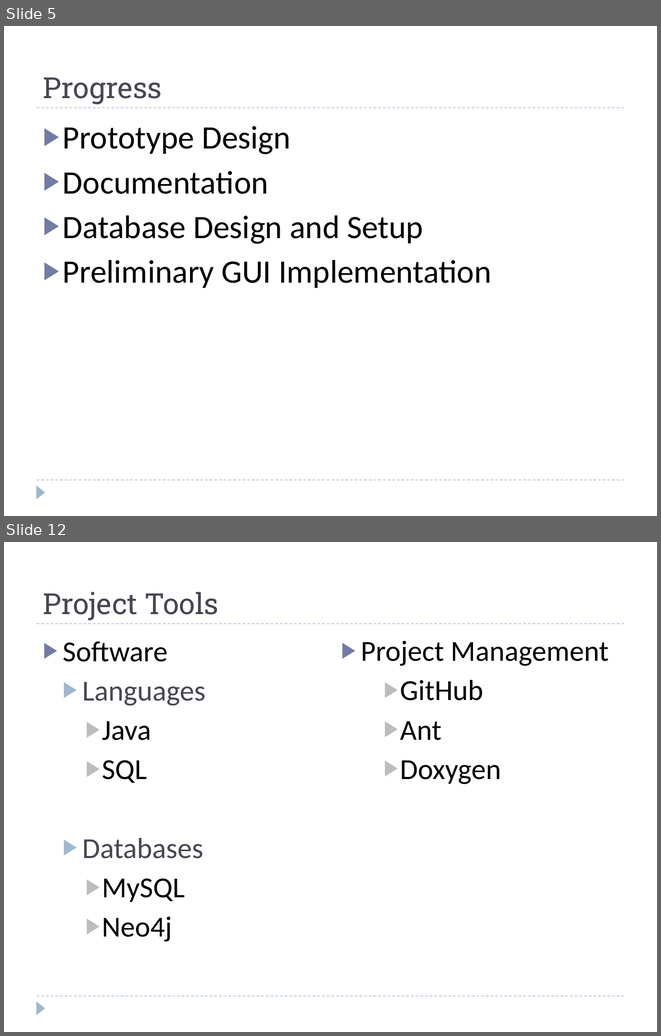
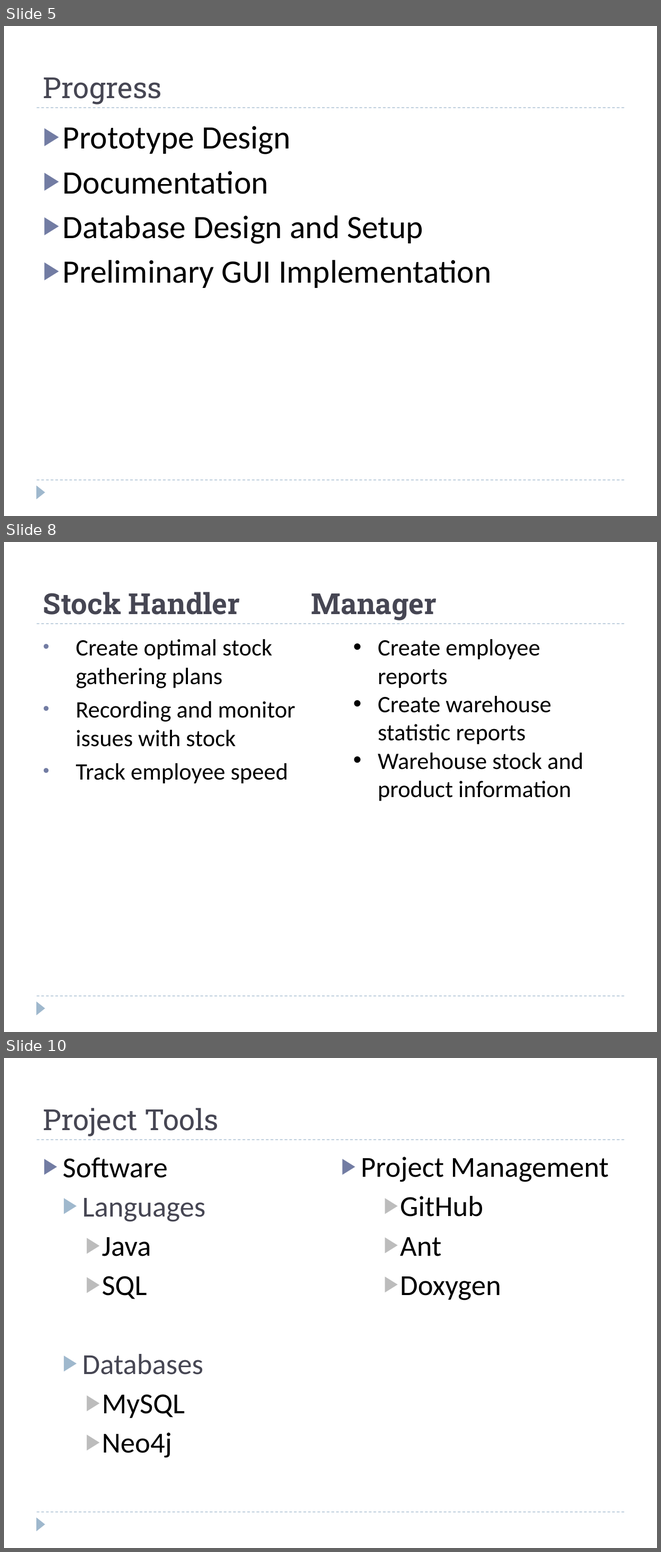
Before and after one commit to mtriff/cmpt370-warehouse, a slide deck: docs/presentation-proposal/group02-proposalPresentation-warehouse.pptx. Shown one above the other, each under a label of ours: slides 5 and 12 before the commit, slides 5, 8 and 10 after it; the slides between them are not shown. The pictures are 661x1036 and 661x1552 pixels, drawn with LibreOffice and Linux fonts; fonts in the diff are those of the drawing. Boxes give left, top, right and bottom in pixels: in the first picture for what was removed or moved away, otherwise in the second. Text is boxed around its words. In the diff, an @@ line names an element or a change of style, - is before the commit and + after.

```diff
--- a/docs/presentation-proposal/group02-proposalPresentation-warehouse.pptx
+++ b/docs/presentation-proposal/group02-proposalPresentation-warehouse.pptx
@@ slide 8 added at box(4, 542, 657, 1032), background #FFFFFF; not listed: 3 template elements that a slide beside it also shows @@
@@ title added at box(43, 592, 437, 620), 32 pt, text #464653, bold @@
+Stock Handler Manager
@@ text added at box(76, 639, 296, 784), 26 pt, text #000000 @@
+• Create optimal stock gathering plans
+• Recording and monitor issues with stock
+• Track employee speed
@@ text added at box(378, 639, 583, 801), 26 pt, text #000000 @@
+• Create employee reports
+• Create warehouse statistic reports
+• Warehouse stock and product information
@@ what was slide 12 is now slide 10 @@
```
Also in this commit, not shown: 4 slides changed, 2 other slides added, 5 slides removed.
